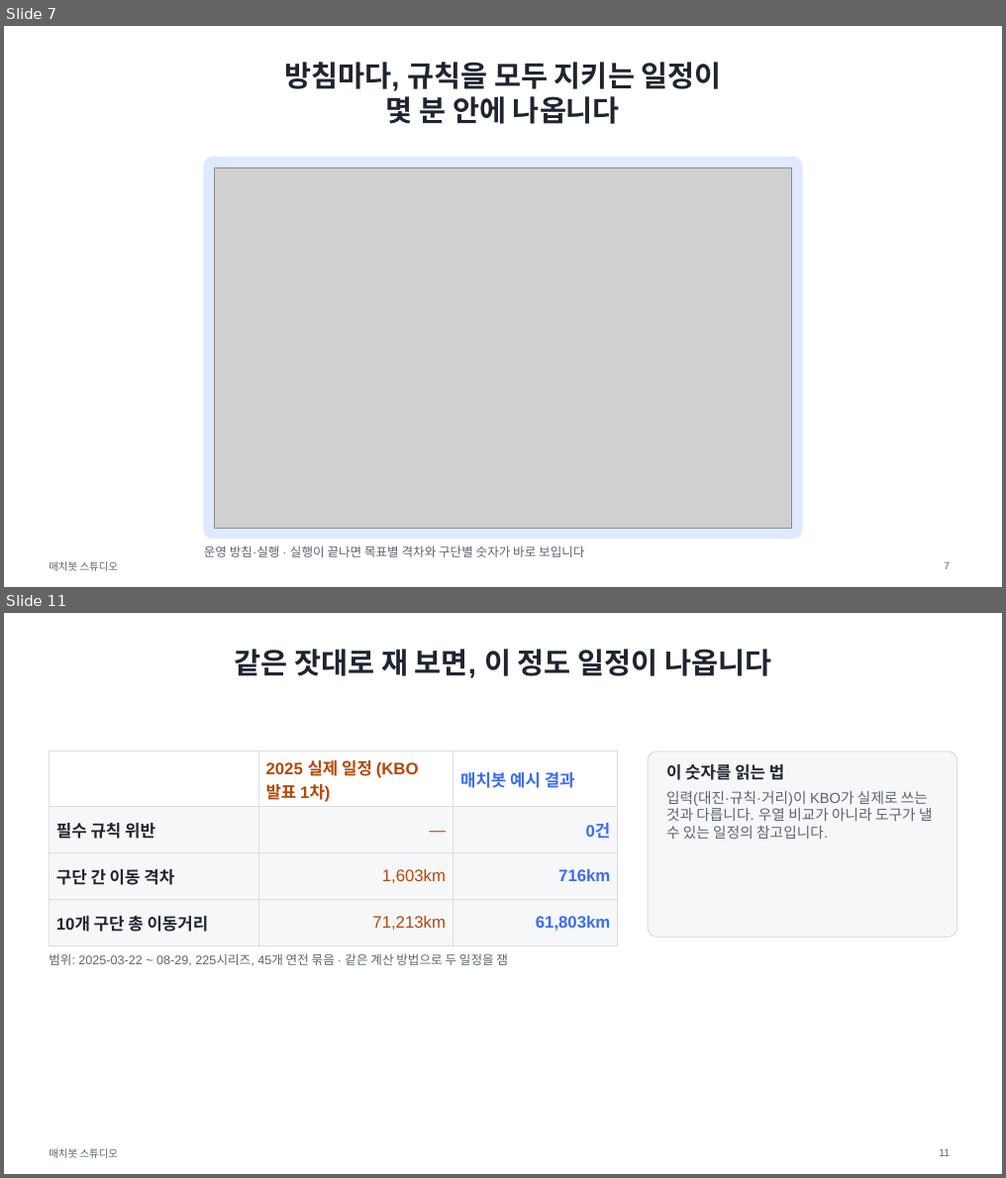
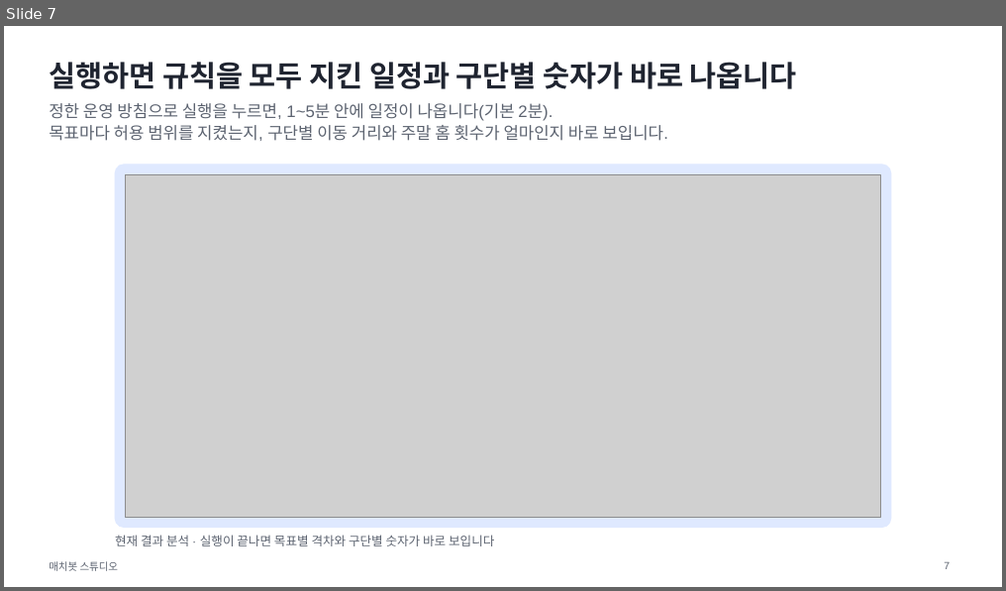
Before and after one commit to drimdrim2002/kbo-scheduler, a slide deck: docs/deck/matchbot-talk.pptx. Shown one above the other, each under a label of ours: slides 7 and 11 before the commit, slide 7 after it; the slides between them are not shown. The pictures are 1006x1178 and 1006x591 pixels, drawn with LibreOffice and Linux fonts; fonts in the diff are those of the drawing; grey boxes stand for pictures. Boxes give left, top, right and bottom in pixels: in the first picture for what was removed or moved away, otherwise in the second. Text is boxed around its words. In the diff, an @@ line names an element or a change of style, - is before the commit and + after.

```diff
--- a/docs/deck/matchbot-talk.pptx
+++ b/docs/deck/matchbot-talk.pptx
@@ slide 11 removed at (x1=4, y1=613, x2=1002, y2=1174), background #FFFFFF; not listed: 1 template element that a slide beside it also shows @@
@@ title removed at (x1=235, y1=649, x2=771, y2=678) @@
-같은 잣대로 재 보면, 이 정도 일정이 나옵니다
@@ table removed at (x1=49, y1=752, x2=618, y2=936), 4 rows, 3 columns @@
- | 2025 실제 일정 (KBO 발표 1차) | 매치봇 예시 결과
-필수 규칙 위반 | — | 0건
-구단 간 이동 격차 | 1,603km | 716km
-10개 구단 총 이동거리 | 71,213km | 61,803km
@@ rounded rectangle removed at (x1=648, y1=752, x2=957, y2=937) @@
@@ text removed at (x1=666, y1=764, x2=933, y2=839) @@
-이 숫자를 읽는 법
-입력(대진·규칙·거리)이 KBO가 실제로 쓰는 것과 다릅니다. 우열 비교가 아니라 도구가 낼 수 있는 일정의 참고입니다.
@@ text removed at (x1=49, y1=954, x2=508, y2=966) @@
-범위: 2025-03-22 ~ 08-29, 225시리즈, 45개 연전 묶음 · 같은 계산 방법으로 두 일정을 잼
@@ page number removed at (x1=939, y1=1150, x2=949, y2=1157) @@
-11
@@ slide 7 changed as well @@
@@ title at (x1=49, y1=62, x2=797, y2=89): text changed @@
-방침마다, 규칙을 모두 지키는 일정이
-몇 분 안에 나옵니다
+실행하면 규칙을 모두 지킨 일정과 구단별 숫자가 바로 나옵니다
@@ text added at (x1=49, y1=103, x2=668, y2=141), 16 pt, text #5C6370 @@
+정한 운영 방침으로 실행을 누르면, 1~5분 안에 일정이 나옵니다(기본 2분).
+목표마다 허용 범위를 지켰는지, 구단별 이동 거리와 주말 홈 횟수가 얼마인지 바로 보입니다.
@@ rounded rectangle resized from (x1=204, y1=157, x2=802, y2=539) to (x1=115, y1=165, x2=891, y2=528) @@
@@ rounded rectangle at (x1=115, y1=165, x2=891, y2=528): proportions changed @@
@@ picture resized from (x1=214, y1=168, x2=792, y2=528) to (x1=126, y1=174, x2=880, y2=517) @@
@@ text at (x1=115, y1=535, x2=494, y2=547): text changed @@
-운영 방침·실행 · 실행이 끝나면 목표별 격차와 구단별 숫자가 바로 보입니다
+현재 결과 분석 · 실행이 끝나면 목표별 격차와 구단별 숫자가 바로 보입니다
```
Also in this commit, not shown: 7 other slides changed, 4 slides added, 5 other slides removed, 9 other files.
